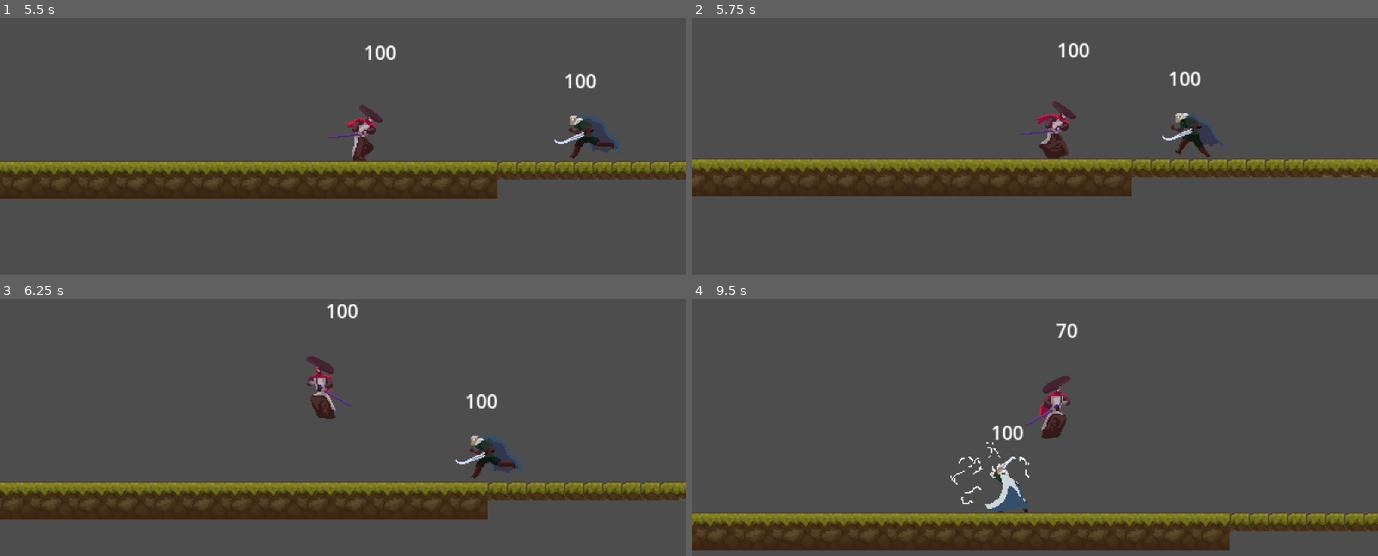
Above: before the commit, frames 1-4 (two rows, left to right).
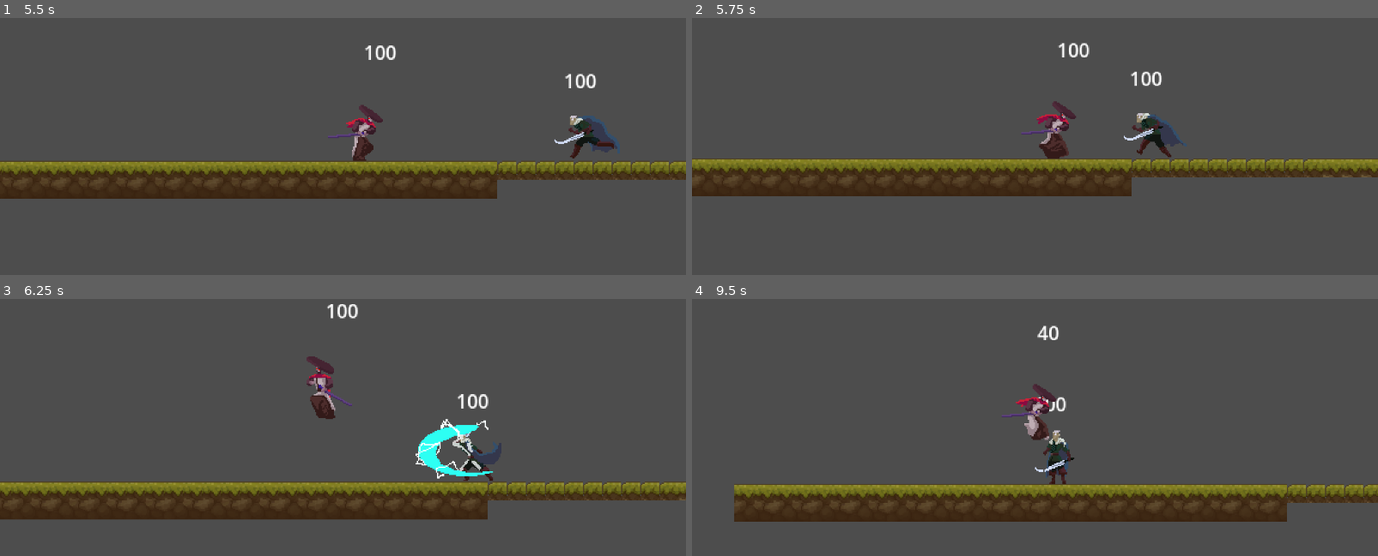
Above: after the commit, the same moments.

Repository: jeisaRaja/last-stand-jam
Game: Godot game, scene res://scenes/world.tscn
The game is run twice, just before and just after one commit, with the same random seed, the same clock (stepped at 60 frames per second) and the same inputs.
Inputs (mouse positions are in pixels of both pictures, inside the frame that each line leads up to):
- Up to frame 1 (5.5 s): move the mouse to (493, 115) at 0.52 s; hold D (MoveRight) 0.53-2.03 s; click (493, 115) at 0.6 s; tap Space (Jump) at 0.77, 1.52, 3.02, 3.77, 4.52 s; move the mouse to (205, 154) at 1.27 s; tap Shift (Dash) at 1.35, 2.85, 4.35 s; move the mouse to (411, 51) at 2.02 s; hold A (MoveLeft) 2.03-2.78 s; click (411, 51) at 2.1 s; move the mouse to (308, 213) at 2.77 s; hold D (MoveRight) 2.78-4.28 s; move the mouse to (548, 192) at 3.52 s; click (548, 192) at 3.6 s; move the mouse to (137, 77) at 4.27 s; hold A (MoveLeft) 4.28-5.03 s; move the mouse to (377, 136) at 5.02 s; hold D (MoveRight) from 5.03 s (still down); click (377, 136) at 5.1 s
- Up to frame 2 (5.75 s): keep holding D (MoveRight)
- Up to frame 3 (6.25 s): move the mouse to (240, 319) at 5.77 s; release D (MoveRight) at 5.78 s; hold A (MoveLeft) from 5.78 s (still down); tap Shift (Dash) at 5.85 s; tap Space (Jump) at 6.02 s
- Up to frame 4 (9.5 s): move the mouse to (1185, 396) at 6.52 s; click (1185, 396) at 6.6 s; tap Space (Jump) at 6.77, 7.52, 9.02 s; move the mouse to (897, 435) at 7.27 s; release A (MoveLeft) at 7.28 s; hold D (MoveRight) from 7.28 s (still down); tap Shift (Dash) at 7.35, 8.85 s; move the mouse to (1103, 332) at 8.02 s; click (1103, 332) at 8.1 s; move the mouse to (1000, 494) at 8.77 s

Frame 1 is identical in both runs. In frame 2, 1.6% of the frame differs, in the area x 62-78%, y 20-55%; in frame 3, 2.0%; in frame 4, 25%, in the area x 0-100%, y 9-98%.

Commit message:
fix enemy control ai

Diff:
--- a/actors/actor.gd
+++ b/actors/actor.gd
@@ -7,10 +7,11 @@
 @onready var sprite = $Sprite2D
 @onready var hitbox = $HitboxComponent
 
-
-@export var SPEED = 200.0
+@export var BASE_SPEED: int
 @export var JUMP_VELOCITY = -300.0
 @export var DAMAGE: int
+
+@onready var SPEED = BASE_SPEED
 
 var movement_input = Vector2.ZERO
 var jump_input: bool = false
--- a/actors/enemy/enemy.tscn
+++ b/actors/enemy/enemy.tscn
@@ -525,9 +525,9 @@
 
 [node name="Enemy" type="CharacterBody2D"]
 collision_layer = 2
-collision_mask = 5
+collision_mask = 4
 script = ExtResource("1_m5ck5")
-SPEED = 100.0
+BASE_SPEED = 100
 DAMAGE = 30
 
 [node name="EnemyCollision" type="CollisionShape2D" parent="."]
@@ -576,7 +576,6 @@
 
 [node name="ControlAI" parent="." node_paths=PackedStringArray("actor") instance=ExtResource("11_5d4og")]
 actor = NodePath("..")
-SPEED = 100
 attack_range = 50
 
 [node name="HitboxComponent" parent="." node_paths=PackedStringArray("actor") instance=ExtResource("11_m663x")]
--- a/actors/player/player.gd
+++ b/actors/player/player.gd
@@ -1,10 +1,11 @@
 extends Actor
 class_name Player
+
+@onready var health_component = $Health
 
 func _physics_process(delta):
 	player_input()
 	move_and_slide()
-
 
 func player_input():
 	movement_input = Vector2.ZERO
--- a/actors/player/player.tscn
+++ b/actors/player/player.tscn
@@ -15,10 +15,10 @@
 [ext_resource type="PackedScene" uid="uid://bjnl0sxm3tc3q" path="res://components/hitbox/hitbox_component.tscn" id="10_7mxnx"]
 [ext_resource type="Texture2D" uid="uid://c1pvtssg2mjes" path="res://graphics/player/Jump.png" id="10_8med7"]
 [ext_resource type="Script" path="res://components/state_machine/states/death/death.gd" id="10_a5i3o"]
-[ext_resource type="Texture2D" uid="uid://haigasfnbeoq" path="res://graphics/player/Take Hit.png" id="11_j1wwp"]
 [ext_resource type="Script" path="res://components/health/health_component.gd" id="13_38ssc"]
 [ext_resource type="Texture2D" uid="uid://s05hdus43x5o" path="res://graphics/player/Death.png" id="14_5soww"]
 [ext_resource type="PackedScene" uid="uid://b8borpnglen2f" path="res://components/hurtbox/hurt_box_component.tscn" id="14_46h4m"]
+[ext_resource type="Texture2D" uid="uid://ct4d1cu5yjcs3" path="res://graphics/player/Take Hit - white silhouette.png" id="14_w7gby"]
 
 [sub_resource type="RectangleShape2D" id="RectangleShape2D_fytti"]
 size = Vector2(20, 42)
@@ -382,7 +382,7 @@
 "times": PackedFloat32Array(0),
 "transitions": PackedFloat32Array(1),
 "update": 1,
-"values": [ExtResource("11_j1wwp")]
+"values": [ExtResource("14_w7gby")]
 }
 tracks/1/type = "value"
 tracks/1/imported = false
@@ -482,7 +482,7 @@
 "times": PackedFloat32Array(0),
 "transitions": PackedFloat32Array(1),
 "update": 1,
-"values": [true]
+"values": [false]
 }
 tracks/5/type = "value"
 tracks/5/imported = false
@@ -509,7 +509,7 @@
 }
 
 [sub_resource type="RectangleShape2D" id="RectangleShape2D_um2li"]
-size = Vector2(46, 70)
+size = Vector2(64, 70)
 
 [sub_resource type="RectangleShape2D" id="RectangleShape2D_jqyl5"]
 size = Vector2(31, 32)
@@ -517,6 +517,7 @@
 [node name="Player" type="CharacterBody2D"]
 collision_mask = 6
 script = ExtResource("1_2uo8i")
+BASE_SPEED = 200
 JUMP_VELOCITY = -350.0
 DAMAGE = 10
 
@@ -566,7 +567,7 @@
 collision_mask = 64
 
 [node name="HitboxCollision" type="CollisionShape2D" parent="HitboxComponent"]
-position = Vector2(35, -36)
+position = Vector2(44, -36)
 shape = SubResource("RectangleShape2D_um2li")
 disabled = true
 
--- a/components/control_ai/control_ai.gd
+++ b/components/control_ai/control_ai.gd
@@ -1,7 +1,6 @@
 extends Node
 
 @export var actor: Actor
-@export var SPEED: int
 @export var attack_range: int
 
 var player: Actor = null
@@ -13,18 +12,25 @@
 func _on_detection_area_body_entered(body):
 	if body.name.to_lower() == "player":
 		player = body
-		chase_player = true
+		if is_player_alive():
+			chase_player = true
+			actor.SPEED += 150
 
 func _on_detection_area_body_exited(body):
 	chase_player = false
 	player = null
 	actor.attack_input = false
+	actor.SPEED = actor.BASE_SPEED
 
 func enemy_input():
 	actor.movement_input = Vector2.ZERO
 	if chase_player:
 		var distance_to_player = abs(player.position.x - actor.position.x)
-		if distance_to_player > attack_range:
+		if not is_player_alive():
+			chase_player = false
+			actor.attack_input = false
+			actor.SPEED = actor.BASE_SPEED
+		elif distance_to_player > attack_range:
 			actor.attack_input = false
 			if player.position.x > actor.position.x:
 				actor.movement_input.x = 1
@@ -41,3 +47,6 @@
 				actor.attack_input = true
 	else:
 		actor.movement_input.x = actor.facing_dir
+
+func is_player_alive():
+	return player.health_component.current_health > 0
--- a/components/detect_ground/detect_ground_component.gd
+++ b/components/detect_ground/detect_ground_component.gd
@@ -7,5 +7,4 @@
 
 func detect_ground_ahead() -> void:
 	if not is_colliding():
-		print("not colliding")
 		actor.movement_input.x *= -1
--- a/components/health/health_component.gd
+++ b/components/health/health_component.gd
@@ -13,7 +13,7 @@
 
 var current_health: int = max_health
 
-func _process(delta):
+func _process(_delta):
 	if current_health <= 0 and is_alive:
 		dead_signal.emit()
 		is_alive = false
@@ -22,7 +22,10 @@
 	damage -= armor
 	if damage > 0:
 		current_health -= damage
+		if current_health < 0:
+			current_health = 0
 		update_health()
+
 	damage_signal.emit()
 
 func heal(amount: int) -> void:
--- a/components/state_machine/states/death/death.gd
+++ b/components/state_machine/states/death/death.gd
@@ -1,10 +1,11 @@
 extends State
 class_name Death
-
 
 func enter():
 	anim.play(actor.name.to_lower() + "_death")
 	actor.velocity = Vector2.ZERO
+	actor.set_collision_mask_value(2, false)
+	print(actor.get_collision_mask_value(2))
 
 func physics_update(delta):
-	pass
+	actor.gravity.apply_gravity(delta)
